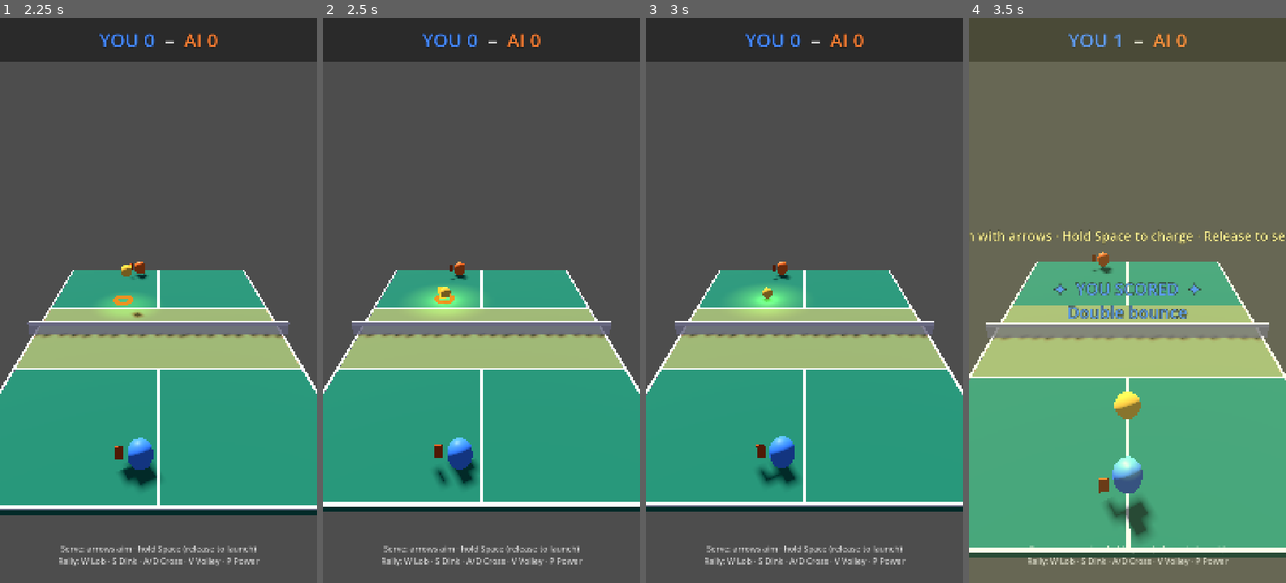
Above: before the commit, frames 1-4 (left to right).
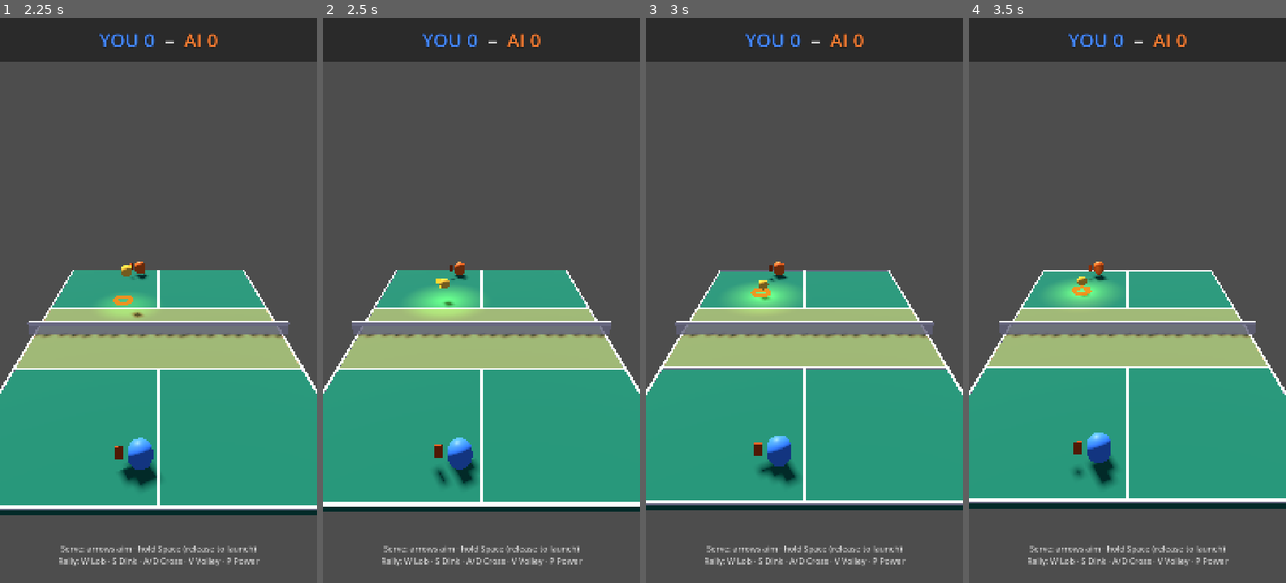
Above: after the commit, the same moments.

Repository: altafhssn/pickleball
Game: Godot game, scene res://scenes/Main.tscn
The game is run twice, just before and just after one commit, with the same random seed, the same clock (stepped at 60 frames per second) and the same inputs.
Inputs (mouse positions are in pixels of both pictures, inside the frame that each line leads up to):
- Up to frame 1 (2.25 s): click "▶ Quick Match" at 0.5 s; tap Enter at 1.25 s; move the mouse to (228, 272) at 1.27 s; hold Right 1.28-2 s; hold V 1.28-2 s; click (228, 272) at 1.42 s; tap Space at 1.52 s; drag from (95, 328) to (142, 413) at 2.02 s
- Up to frame 2 (2.5 s): no input
- Up to frame 3 (3 s): move the mouse to (836, 176) at 2.77 s; hold Right from 2.78 s (still down); hold V from 2.78 s (still down)
- Up to frame 4 (3.5 s): keep holding Right; keep holding V

Frame 1 is identical in both runs. In frame 2, 0.2% of the frame differs, in the area x 35-42%, y 46-52%; in frame 3, 2.7%; in frame 4, 92%, in the area x 0-100%, y 0-100%.

Commit message:
[court] Floor needs a PhysicsMaterial of its own
The court Floor had no physics_material_override, so it used Godot's
default material with bounce = 0. When the ball (bounce 0.55) hit it,
Godot's combined-bounce calculation produced near-zero bounce — the
ball flattened into the court and slid instead of popping back up.

Added a matching PhysicsMaterial to the Floor body
(bounce = 0.55, friction = 0.55). Combined with the ball's existing
material, this gives the actual bouncy behavior the numbers were
supposed to produce.

Co-Authored-By: Claude Opus 4.7 <noreply@anthropic.com>

Diff:
--- a/scenes/Gameplay/Court.tscn
+++ b/scenes/Gameplay/Court.tscn
@@ -44,6 +44,10 @@
 albedo_color = Color(0.85, 0.62, 0.32, 0.55)
 transparency = 1
 
+[sub_resource type="PhysicsMaterial" id="PhysicsMaterial_floor"]
+bounce = 0.55
+friction = 0.55
+
 [sub_resource type="Environment" id="Environment_1e7qf"]
 ambient_light_color = Color(0.4, 0.4, 0.5, 1)
 tonemap_mode = 0
@@ -54,6 +58,7 @@
 
 [node name="Floor" type="StaticBody3D" parent="."]
 groups = ["court_floor"]
+physics_material_override = SubResource("PhysicsMaterial_floor")
 
 [node name="CollisionShape3D" type="CollisionShape3D" parent="Floor"]
 shape = SubResource("BoxShape3D_fmb0u")
